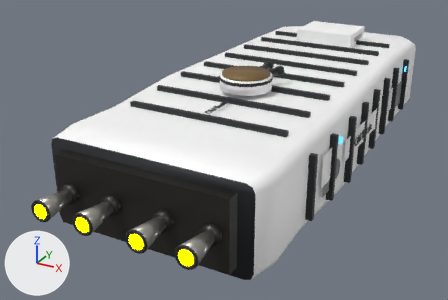
What one commit did to the glTF model ThoriumGap_JS/models/Ship_Blocky_7.glb.
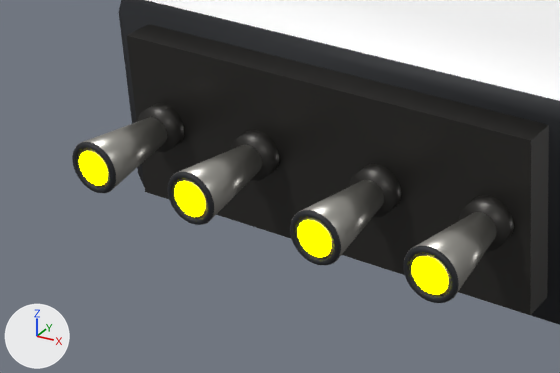
Old and new are each drawn whole from a 50 mm camera at (2.63, -6.54, 2.38) aimed at (-0.55, -0.76, -0.51) and again close up on the part from 0% to 54% of the width and 46% to 100% of the height. Arrows for +X, +Y and +Z are at lower left; the lights stay in place. The first two pictures are the older version. Where no turn or scale is listed for an object, it has been applied to the vertices.

The first close-up shows 'AftBulkhead_RectangularEngineFrame', 'EngineBell_FarLeft_ShortCargoNozzle', 'EngineBell_FarRight_ShortCargoNozzle', 'EngineBell_InnerLeft_ShortCargoNozzle', 'EngineBell_InnerRight_ShortCargoNozzle', 'EngineEmitter', 'EngineLip_FarRight_DarkNozzleRim', 'EngineLip_InnerRight_DarkNozzleRim', 'EngineSocket_FarLeft_AftDarkMount', 'EngineSocket_FarRight_AftDarkMount', 'EngineSocket_InnerRight_AftDarkMount', 'Hull_RoundedRectCargoBody' and 3 more.
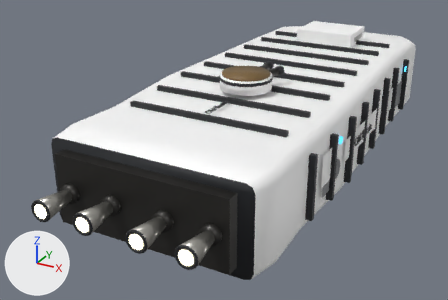
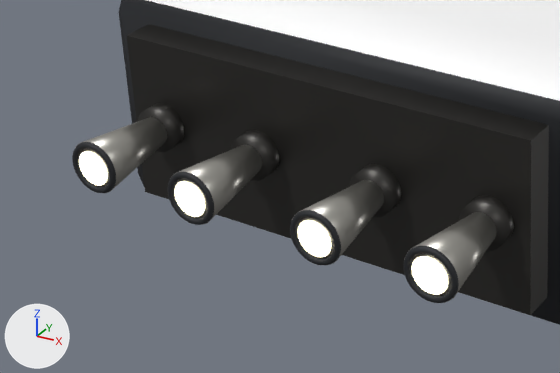
Boxes (x1, y1, x2, y2) around the edits, measured in the close-ups (560 x 373 px):
'EngineEmitter', recoloured: (79, 151, 448, 295) in both

What changed in the scene script:
```text
Change mat_engineglow:
    mat_engineglow.emission_color: (1.0, 1.0, 0.0) -> (0.62, 0.57, 0.4)  # yellow #ffff00 -> beige #cec7aa
```
